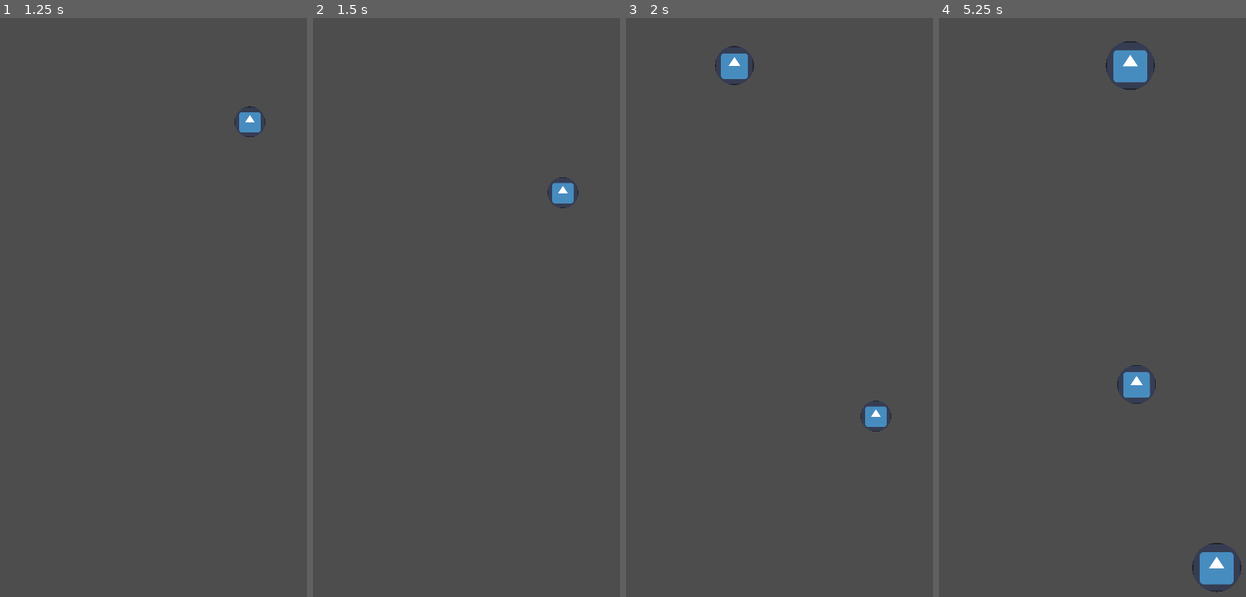
Above: before the commit, frames 1-4 (left to right).
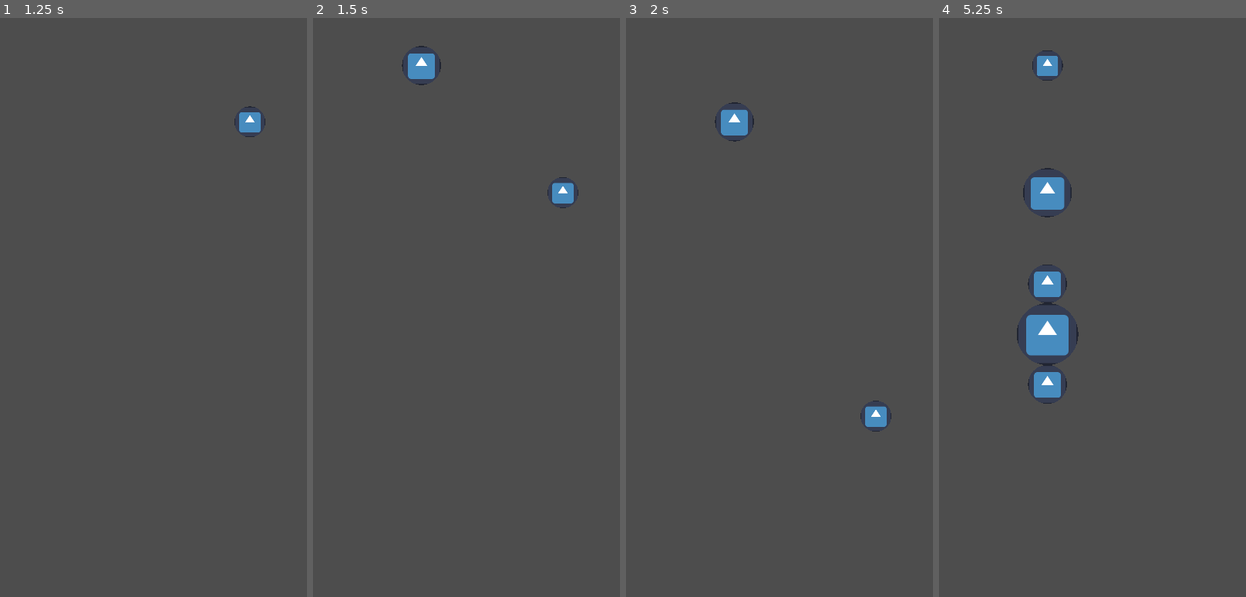
Above: after the commit, the same moments.

Repository: jaajCorp/siuuuka-game
Game: Godot game, scene res://scenes/Game/Game.tscn
Two runs of this game, one before a commit and one after it. Both use one fixed random seed, a clock stepped at 60 frames per second and the inputs below. The project has no main scene, so this scene is started directly. The engine's default icon, where the game draws it, is replaced by a stand-in: a white triangle on a blue panel in a dark square.
Inputs (mouse positions are in pixels of both pictures, inside the frame that each line leads up to):
- Up to frame 1 (1.25 s): tap Enter at 0.5 s; move the mouse to (248, 295) at 0.52 s; click (248, 295) at 0.67 s
- Up to frame 2 (1.5 s): move the mouse to (417, 359) at 1.27 s; click (417, 359) at 1.42 s
- Up to frame 3 (2 s): no input
- Up to frame 4 (5.25 s): move the mouse to (1147, 191) at 2.02 s; click (1147, 191) at 2.17 s; move the mouse to (1095, 452) at 2.77 s; click (1095, 452) at 2.92 s; move the mouse to (1215, 417) at 3.52 s; click (1215, 417) at 3.67 s; move the mouse to (1009, 232) at 4.27 s; click (1009, 232) at 4.42 s; move the mouse to (1129, 324) at 5.02 s; click (1129, 324) at 5.17 s

Frame 1 is identical in both runs. In frame 2, 0.4% of the frame differs, in the area x 28-42%, y 4-12%; in frame 3, 0.8%; in frame 4, 4.5%, in the area x 25-99%, y 4-100%.

Commit message:
chore(Ball): Tweak physics

Diff:
--- a/scenes/Ball/Ball.tscn
+++ b/scenes/Ball/Ball.tscn
@@ -1,8 +1,12 @@
-[gd_scene load_steps=6 format=3 uid="uid://lxhxjkiveulc"]
+[gd_scene load_steps=7 format=3 uid="uid://lxhxjkiveulc"]
 
 [ext_resource type="Script" path="res://scenes/Ball/ball.gd" id="1_cro3g"]
 [ext_resource type="Texture2D" uid="uid://dr5kvw60b14bs" path="res://icon.svg" id="2_ht0q0"]
 [ext_resource type="Shader" path="res://scenes/Ball/circle_frame.gdshader" id="2_imdjw"]
+
+[sub_resource type="PhysicsMaterial" id="PhysicsMaterial_cl83c"]
+friction = 0.6
+bounce = 0.1
 
 [sub_resource type="CircleShape2D" id="CircleShape2D_6njgi"]
 radius = 32.0
@@ -11,6 +15,7 @@
 shader = ExtResource("2_imdjw")
 
 [node name="Ball" type="RigidBody2D"]
+physics_material_override = SubResource("PhysicsMaterial_cl83c")
 contact_monitor = true
 max_contacts_reported = 6
 script = ExtResource("1_cro3g")
--- a/scenes/Game/game.gd
+++ b/scenes/Game/game.gd
@@ -28,7 +28,7 @@
 			if current_ball:
 				current_ball.freeze = false
 				current_ball = null
-				await get_tree().create_timer(1.2).timeout
+				await get_tree().create_timer(0.6).timeout
 				spawn_ball()
 	elif event is InputEventMouseMotion:
 		current_ball.position.x = event.position.x
